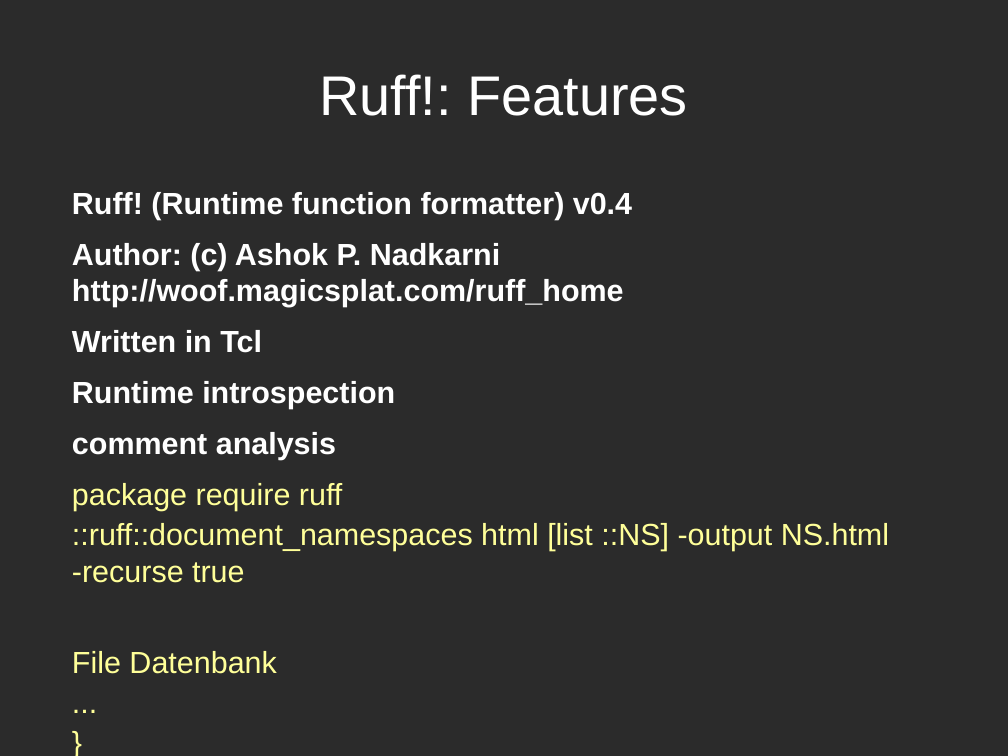
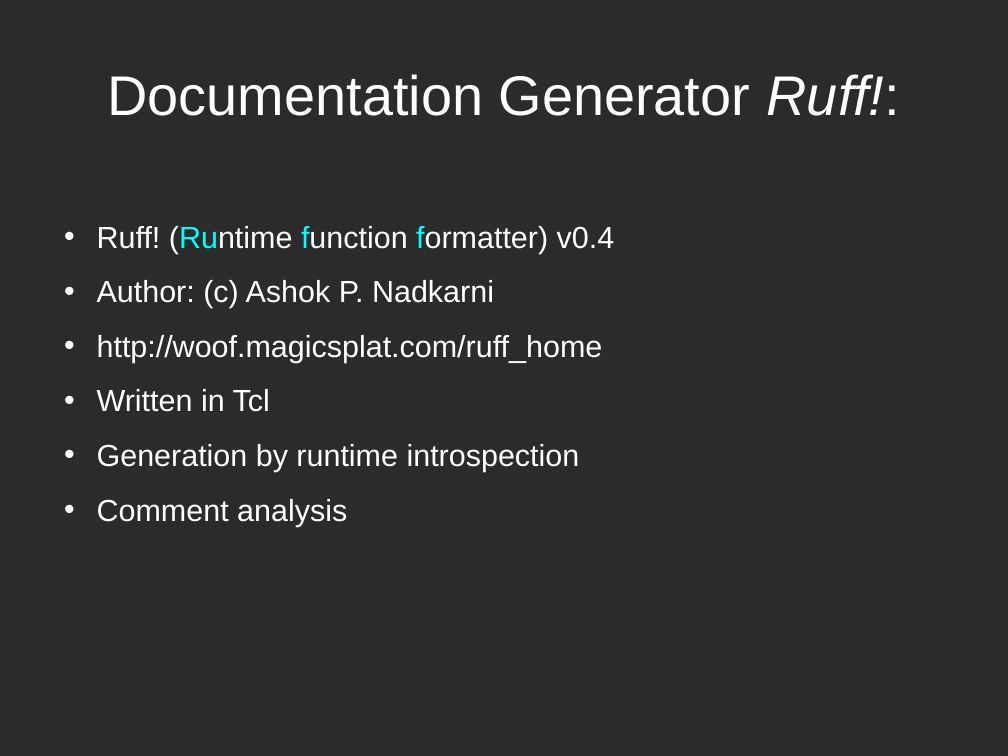
Before and after one commit to zdia/gorilla, a slide deck: slide 34 of EuroTcl 2012/PWgorila.odp (slide 39 before the commit). Drawn at 1008x756 pixels with LibreOffice and Linux fonts; fonts in the diff are those of the drawing; background and template pictures are left out; a plain dark background stands for a picture behind light text. Boxes give left, top, right and bottom in pixels: in the first picture for what was removed or moved away, otherwise in the second. Text is boxed around its words. In the diff, an @@ line names an element or a change of style, - is before the commit and + after.

```diff
--- a/EuroTcl 2012/PWgorila.odp
+++ b/EuroTcl 2012/PWgorila.odp
@@ title at [108,74,901,116]: text changed @@
-Ruff!: Features
+Documentation Generator Ruff!:
@@ text "Ruff! (Runtime function formatter) v0.4": place and size @@
-text "Ruff! (Runtime function formatter) v0.4" at [72,192,889,674]
+text "Ruff! (Runtime function formatter) v0.4" at [97,226,615,526]
@@ text at [97,226,615,412]: text colour #FFFFFF to #00FFFF in "(Runtime function formatter)"; bold off in "Ruff! (Runtime function formatter) v0.4", "Written in Tcl"; bullet none to •; more space between paragraphs @@
@@ text at [97,280,603,363]: text changed; bold off @@
-Author: (c) Ashok P. Nadkarni http://woof.magicsplat.com/ruff_home
+• Author: (c) Ashok P. Nadkarni
+• http://woof.magicsplat.com/ruff_home
@@ text at [97,444,580,526]: text changed; text colour #FFFF99 to #FFFFFF @@
-Runtime introspection
-comment analysis
-package require ruff
-::ruff::document_namespaces html [list ::NS] -output NS.html -recurse true
-File Datenbank
-...
-}
+• Generation by runtime introspection
+• Comment analysis
```
Also in this commit, not shown: 12 other slides changed, 4 slides added, 15 slides removed, 1 other file.
